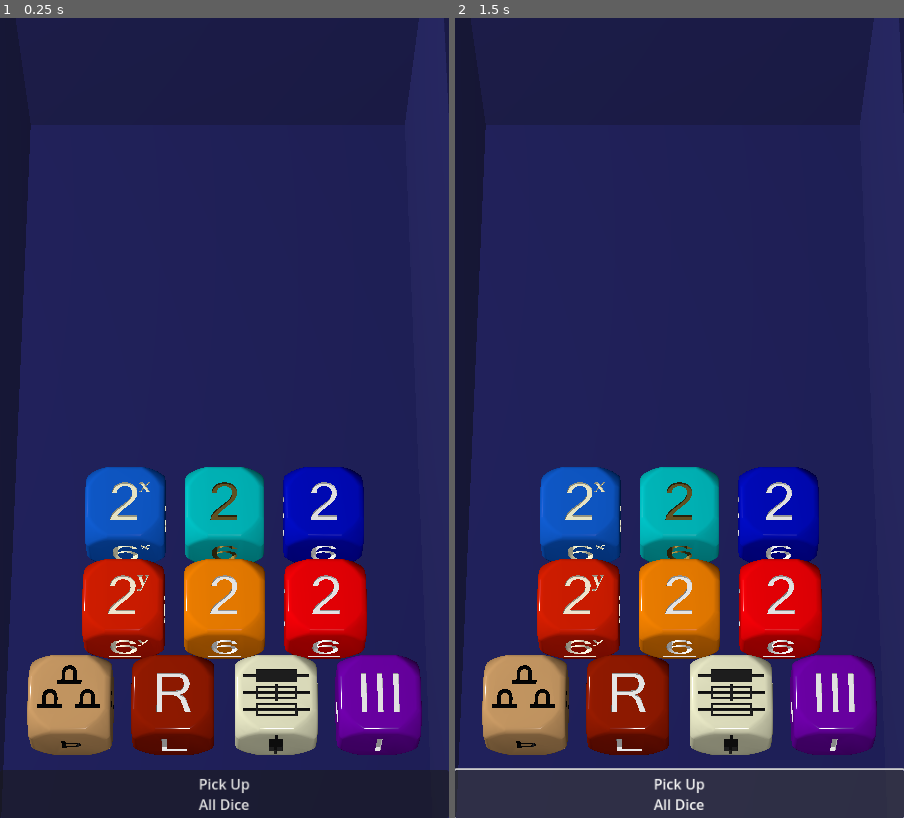
Above: before the commit, frames 1-2 (left to right).
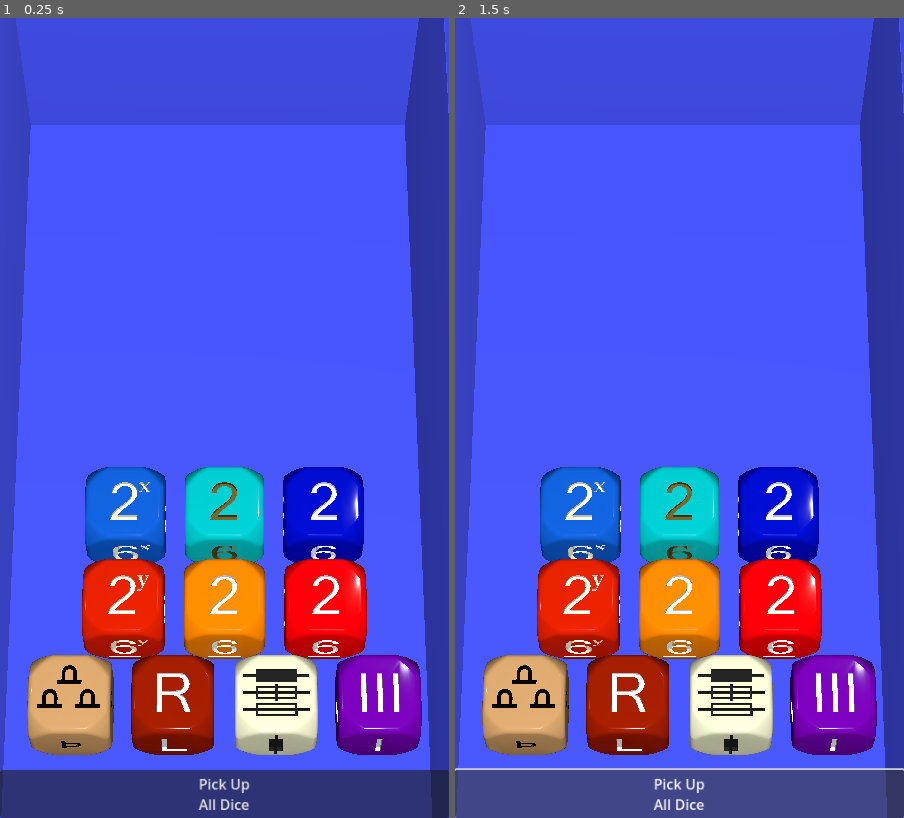
Above: after the commit, the same moments.

Repository: Teufelauto/2D6D-Dice
Game: Godot game, scene res://world.tscn
Two runs of this game, one before a commit and one after it. Both use one fixed random seed, a clock stepped at 60 frames per second and the inputs below.
Inputs:
- Up to frame 1 (0.25 s): no input
- Up to frame 2 (1.5 s): click "Pick Up All Dice" at 0.5 s; click "Pick Up All Dice" at 1.25 s

The runs differ from the first frame. In frame 1, 96% of the frame differs, in the area x 0-100%, y 0-100%; in frame 2, 96%.

Commit message:
picking up all dice possible now. need rotation

Diff:
--- a/Dice Models/Die Roll Reference.gd
+++ b/Dice Models/Die Roll Reference.gd
@@ -19,10 +19,6 @@
 func _ready():
 	start_pos = global_position
 
-
-func _on_room_dimension_dice_roll_xy_dice(event):
-	if event.is_pressed() && !is_rolling:
-		_roll()
 
 
 func _roll():
@@ -49,14 +45,6 @@
 	is_rolling = true
 
 
-func _return_die():
-	transform.origin = start_pos
-	linear_velocity = Vector3.ZERO
-	angular_velocity = Vector3.ZERO
-	freeze = true
-	sleeping = true
-	$CollisionShape3D.disabled = true
-
 
 func _on_sleeping_state_changed():
 	if sleeping:
@@ -69,3 +57,24 @@
 
 		if !landed_on_side:
 			_roll()
+
+
+# Put the dice back in the home position.
+func _return_die():
+	transform.origin = start_pos
+	linear_velocity = Vector3.ZERO
+	angular_velocity = Vector3.ZERO
+	freeze = true
+	sleeping = true
+	$CollisionShape3D.disabled = true
+
+
+func _on_room_dimension_dice_roll_xy_dice(event):
+	if event.is_pressed() && !is_rolling:
+		_roll()
+
+
+
+func _on_pick_up_all_dice_button_pressed():
+	if !is_rolling:
+		_return_die()
--- /dev/null
+++ b/DiceTray.gd
@@ -0,0 +1,9 @@
+extends Node3D
+
+
+
+
+
+# Called when the node enters the scene tree for the first time.
+func _ready():
+	pass # Replace with function body.
--- a/world.tscn
+++ b/world.tscn
@@ -1,6 +1,7 @@
-[gd_scene load_steps=22 format=3 uid="uid://dx5jaq5nccohx"]
+[gd_scene load_steps=23 format=3 uid="uid://dx5jaq5nccohx"]
 
 [ext_resource type="Script" path="res://world.gd" id="1_8c8ky"]
+[ext_resource type="Script" path="res://DiceTray.gd" id="2_ba4jq"]
 [ext_resource type="PackedScene" uid="uid://dwlkevdio50dl" path="res://Dice Models/Door Pics/die_door_pics.tscn" id="2_doy3w"]
 [ext_resource type="Script" path="res://Dice Models/xy_room_dice.gd" id="2_hv46p"]
 [ext_resource type="PackedScene" uid="uid://mnm1600ha20s" path="res://Dice Models/Door Locked/die_locked.tscn" id="4_wvsjv"]
@@ -21,7 +22,7 @@
 [sub_resource type="BoxMesh" id="BoxMesh_dtie3"]
 
 [sub_resource type="StandardMaterial3D" id="StandardMaterial3D_u08sl"]
-albedo_color = Color(0.0411541, 0.0468549, 0.312773, 1)
+albedo_color = Color(0.223078, 0.279609, 0.916116, 1)
 
 [sub_resource type="PhysicsMaterial" id="PhysicsMaterial_4piwt"]
 friction = 0.3
@@ -90,23 +91,29 @@
 
 [node name="SpotLight3D" type="SpotLight3D" parent="Cam n Lights"]
 transform = Transform3D(1, 0, 0, 0, 0.414121, 0.910222, 0, -0.910222, 0.414121, 0.256, 5.71334, 2.61793)
+light_energy = 1.896
 spot_range = 29.425
 spot_attenuation = 0.203064
 spot_angle_attenuation = 0.176777
 
 [node name="SpotLight3D2" type="SpotLight3D" parent="Cam n Lights"]
-transform = Transform3D(-0.21736, 0.526478, -0.821934, 7.45058e-09, 0.842067, 0.539373, 0.976092, 0.117238, -0.183032, -3.32477, 2.0804, -0.72213)
-spot_range = 7.11
-spot_attenuation = 0.0717937
+transform = Transform3D(-0.215252, 0.638348, -0.739039, 0.0301943, 0.760767, 0.648322, 0.976092, 0.117238, -0.183032, -3.32477, 3.50071, -0.72213)
+light_energy = 0.232
+spot_range = 9.917
+spot_attenuation = 0.450625
 spot_angle = 29.1231
-spot_angle_attenuation = 0.120742
+spot_angle_attenuation = 0.25
+
+[node name="OmniLight3D" type="OmniLight3D" parent="Cam n Lights"]
+transform = Transform3D(1, 0, 0, 0, 1, 0, 0, 0, 1, 1.13718, 4.67024, -1.29338)
 
 [node name="DiceTray" type="Node3D" parent="."]
+script = ExtResource("2_ba4jq")
 
 [node name="TrayModel" type="Node3D" parent="DiceTray"]
 
 [node name="TableBackstop" type="MeshInstance3D" parent="DiceTray/TrayModel"]
-transform = Transform3D(2, 0, 0, 0, 1, 0, 0, 0, 0.001, -0.00907886, 0.495513, -1.24492)
+transform = Transform3D(2, 0, 0, 0, 1, 0, 0, 0, 0.001, -0.00907886, 0.464872, -1.24492)
 mesh = SubResource("BoxMesh_dtie3")
 skeleton = NodePath("../../..")
 surface_material_override/0 = SubResource("StandardMaterial3D_u08sl")
@@ -354,3 +361,6 @@
 [connection signal="input_event" from="DiceTray/RoomSizeDice/DYDim" to="DiceTray/RoomSizeDice" method="_on_dy_dim_input_event"]
 [connection signal="input_event" from="DiceTray/RoomSizeDice/Die Door Pics" to="DiceTray/RoomSizeDice" method="_on_die_door_pics_input_event"]
 [connection signal="sleeping_state_changed" from="DiceTray/RoomSizeDice/Die Door Pics" to="DiceTray/RoomSizeDice/Die Door Pics" method="_on_sleeping_state_changed"]
+[connection signal="pressed" from="DiceTray/PickUpAllDiceButton" to="DiceTray/RoomSizeDice/DXDim" method="_on_pick_up_all_dice_button_pressed"]
+[connection signal="pressed" from="DiceTray/PickUpAllDiceButton" to="DiceTray/RoomSizeDice/DYDim" method="_on_pick_up_all_dice_button_pressed"]
+[connection signal="pressed" from="DiceTray/PickUpAllDiceButton" to="DiceTray/RoomSizeDice/Die Door Pics" method="_on_pick_up_all_dice_button_pressed"]
